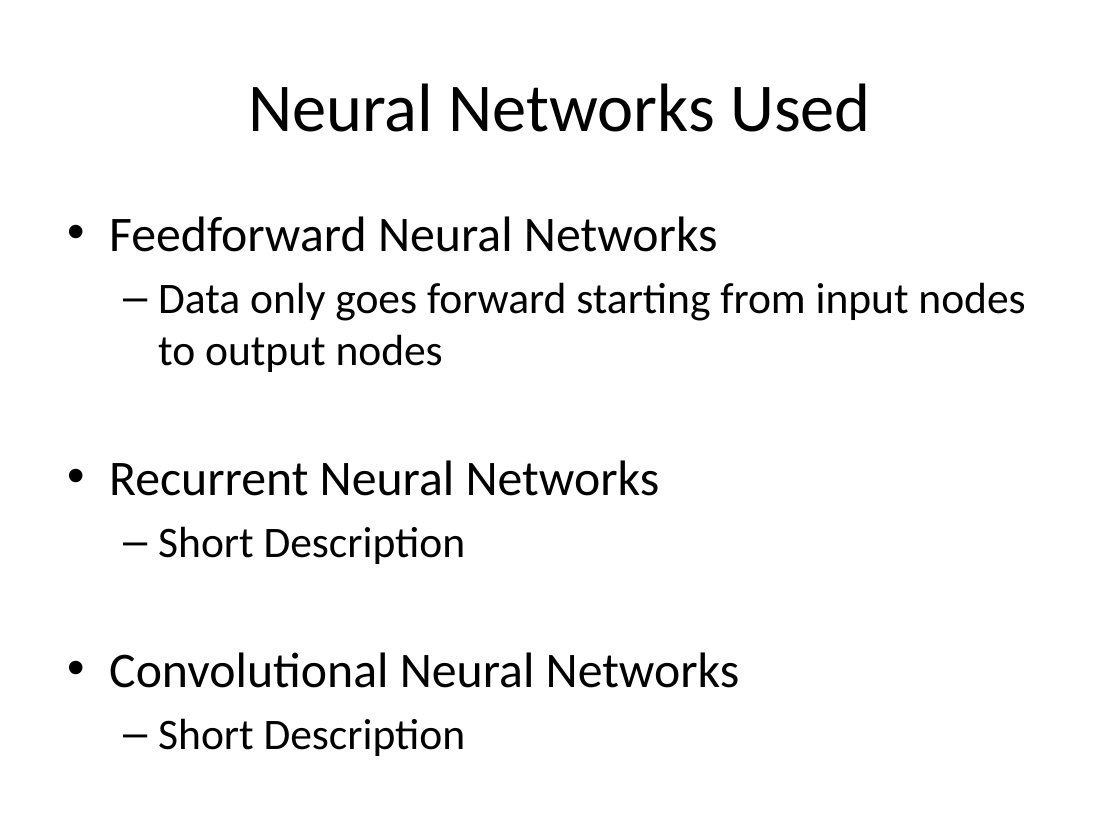
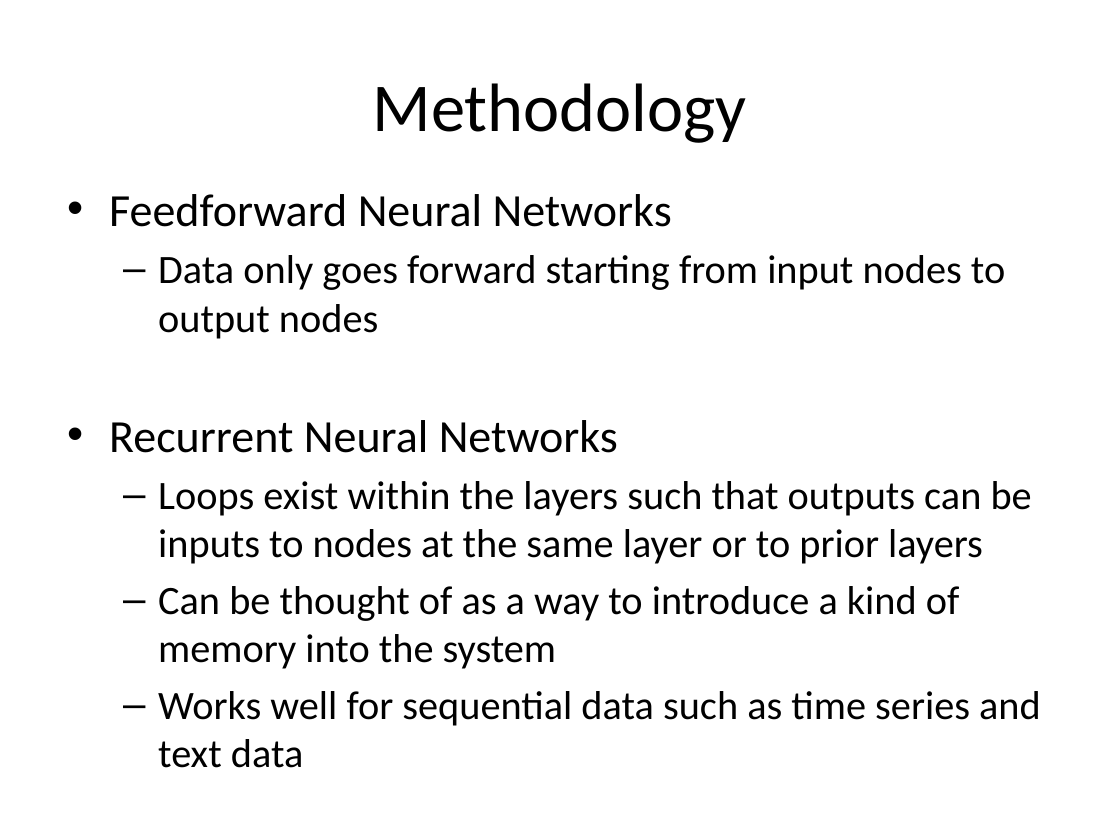
Before and after one commit to wilkung/Predicting_Markets_with_Neural_Nets, a slide deck: slide 6 of Kojack_Presentation.pptx (slide 4 before the commit). Drawn at 1120x840 pixels with LibreOffice and Linux fonts; fonts in the diff are those of the drawing. Boxes give left, top, right and bottom in pixels: in the first picture for what was removed or moved away, otherwise in the second. Text is boxed around its words. In the diff, an @@ line names an element or a change of style, - is before the commit and + after.

```diff
--- a/Kojack_Presentation.pptx
+++ b/Kojack_Presentation.pptx
@@ title at box(373, 83, 747, 143): text changed @@
-Neural Networks Used
+Methodology
@@ text "Feedforward Neural Networks": place and size @@
-text "Feedforward Neural Networks" at box(109, 216, 1025, 756)
+text "Feedforward Neural Networks" at box(109, 194, 1041, 768)
@@ text at box(109, 194, 1005, 453): size 32 to 29.6 pt in "Feedforward Neural Networks", "Recurrent Neural Networks"; size 28 to 25.9 pt in "Data only goes forward starting from input ..." @@
@@ text at box(158, 481, 1041, 768): text changed; size 28 to 25.9 pt @@
-  – Short Description
-• Convolutional Neural Networks
-  – Short Description
+  – Loops exist within the layers such that outputs can be inputs to nodes at the same layer or to prior layers
+  – Can be thought of as a way to introduce a kind of memory into the system
+  – Works well for sequential data such as time series and text data
```
Also in this commit, not shown: 4 other slides changed, 3 slides added, 1 slide removed, 2 other files.
